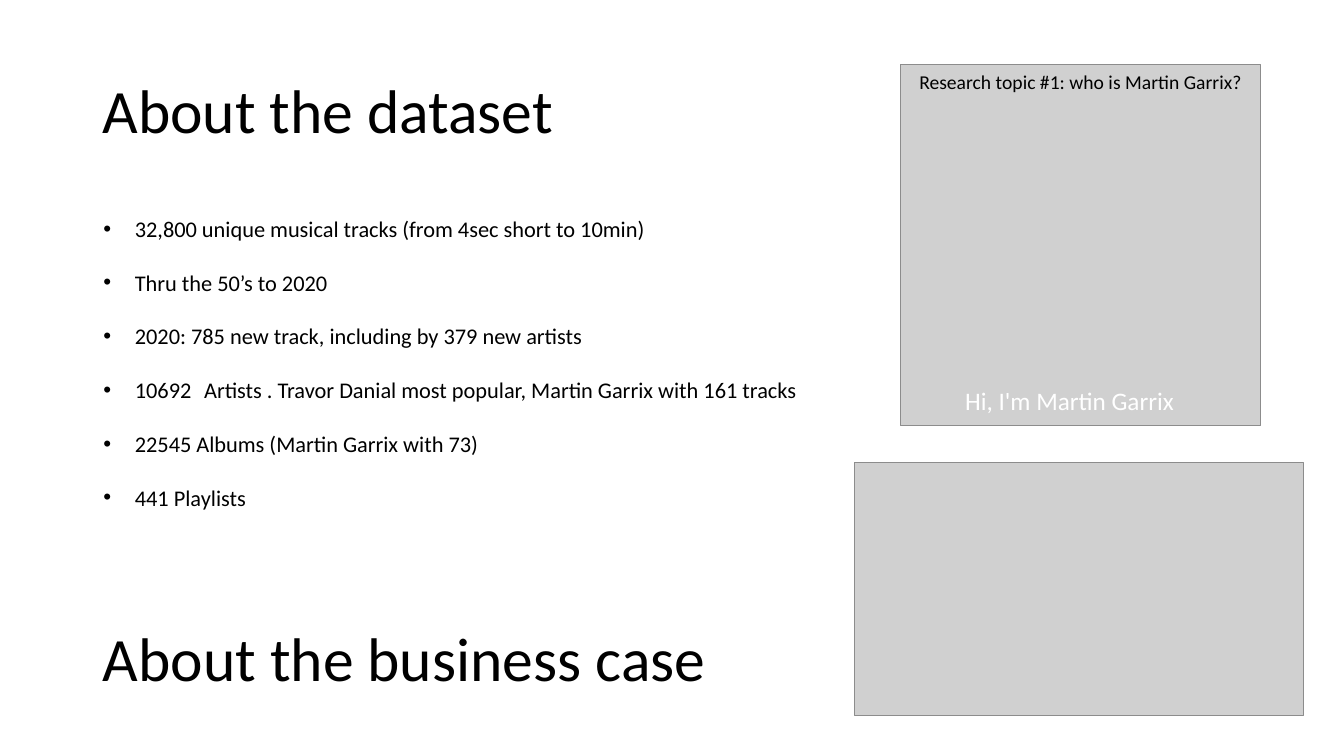
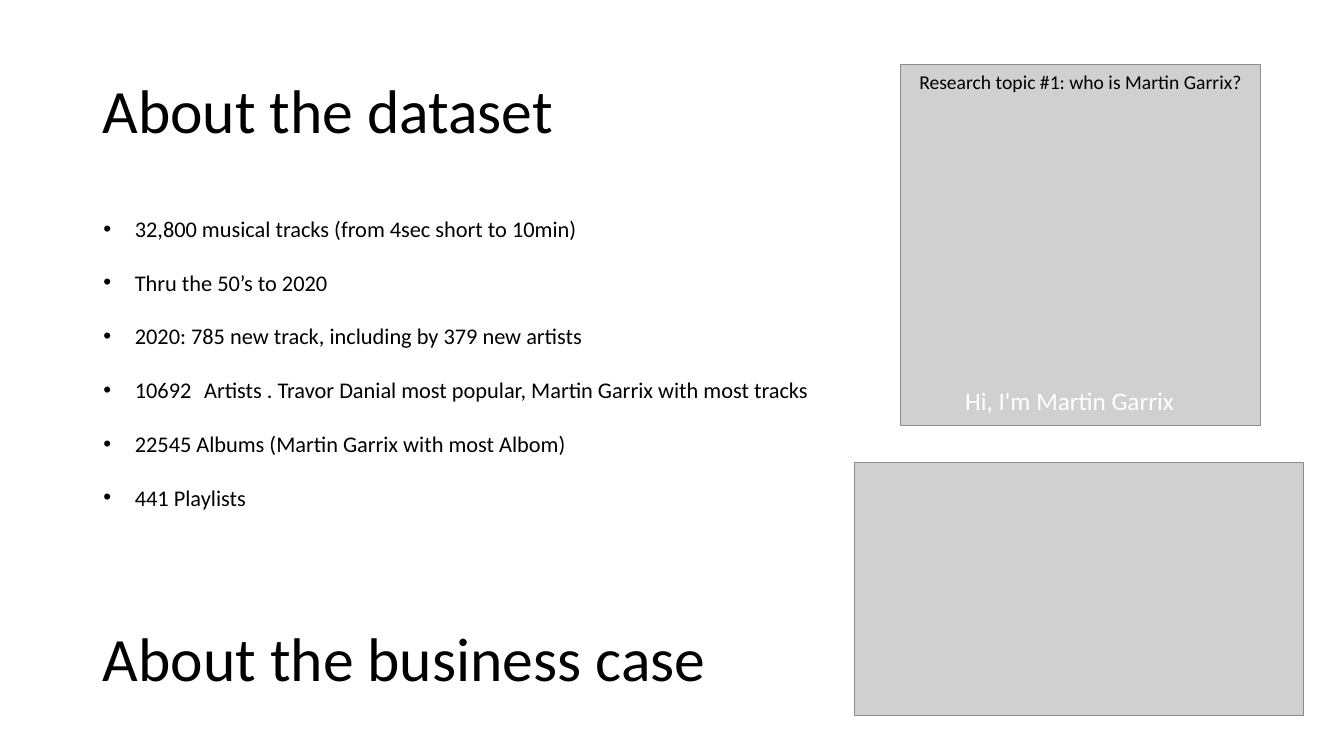
Before and after one commit to GuyRayOv/Spotify, a slide deck: slide 2 of data/Project Presentation.pptx. Drawn at 1344x756 pixels with LibreOffice and Linux fonts; fonts in the diff are those of the drawing; grey boxes stand for pictures. Boxes give left, top, right and bottom in pixels: in the first picture for what was removed or moved away, otherwise in the second. Text is boxed around its words. In the diff, an @@ line names an element or a change of style, - is before the commit and + after.

```diff
--- a/data/Project Presentation.pptx
+++ b/data/Project Presentation.pptx
@@ text at [135,221,576,240]: text changed @@
-• 32,800 unique musical tracks (from 4sec short to 10min)
+• 32,800 musical tracks (from 4sec short to 10min)
@@ text at [135,382,808,455]: text changed @@
-• 10692 Artists . Travor Danial most popular, Martin Garrix with 161 tracks
-• 22545 Albums (Martin Garrix with 73)
+• 10692 Artists . Travor Danial most popular, Martin Garrix with most tracks
+• 22545 Albums (Martin Garrix with most Albom)
```
Also in this commit, not shown: 6 other slides changed, 8 slides removed.
